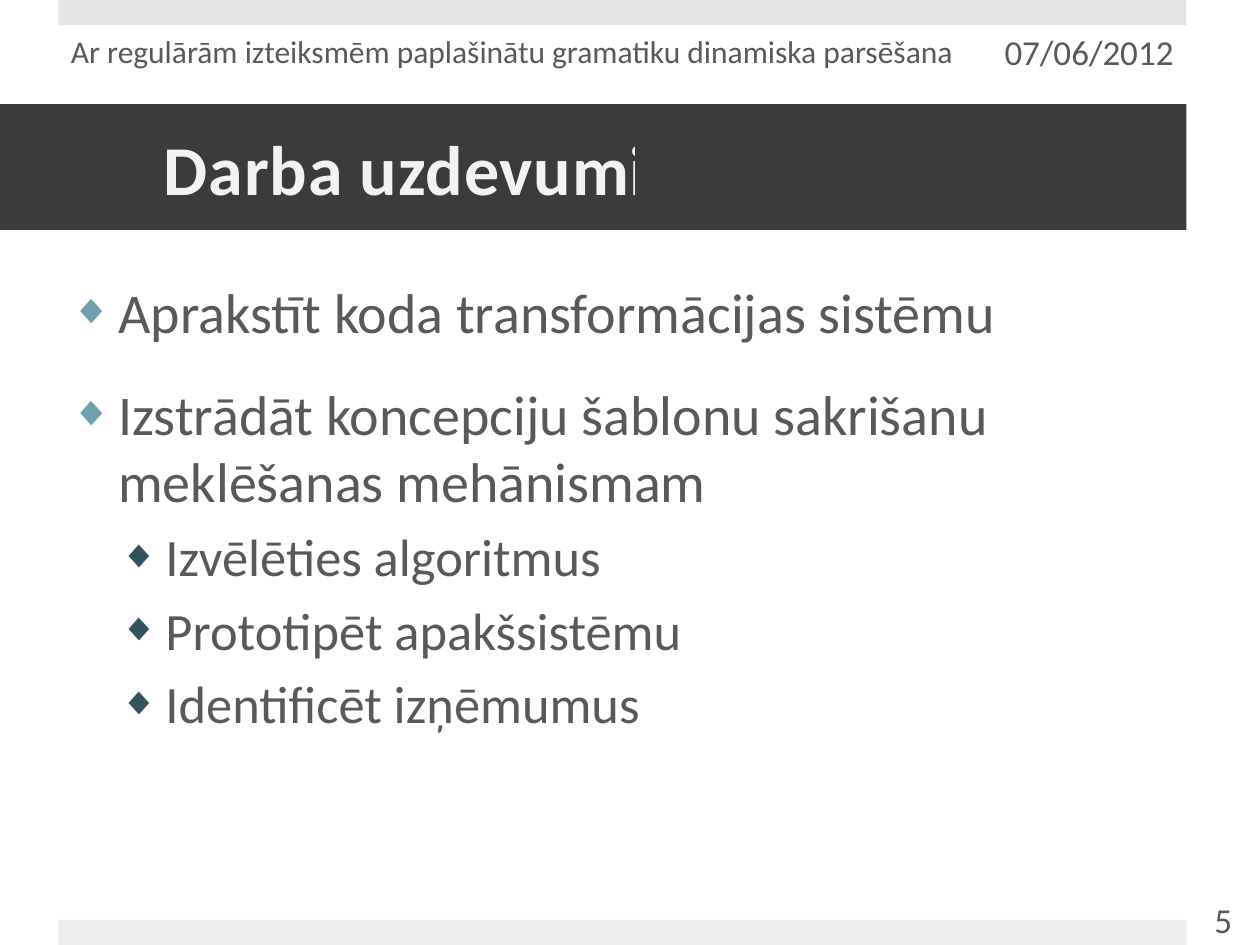
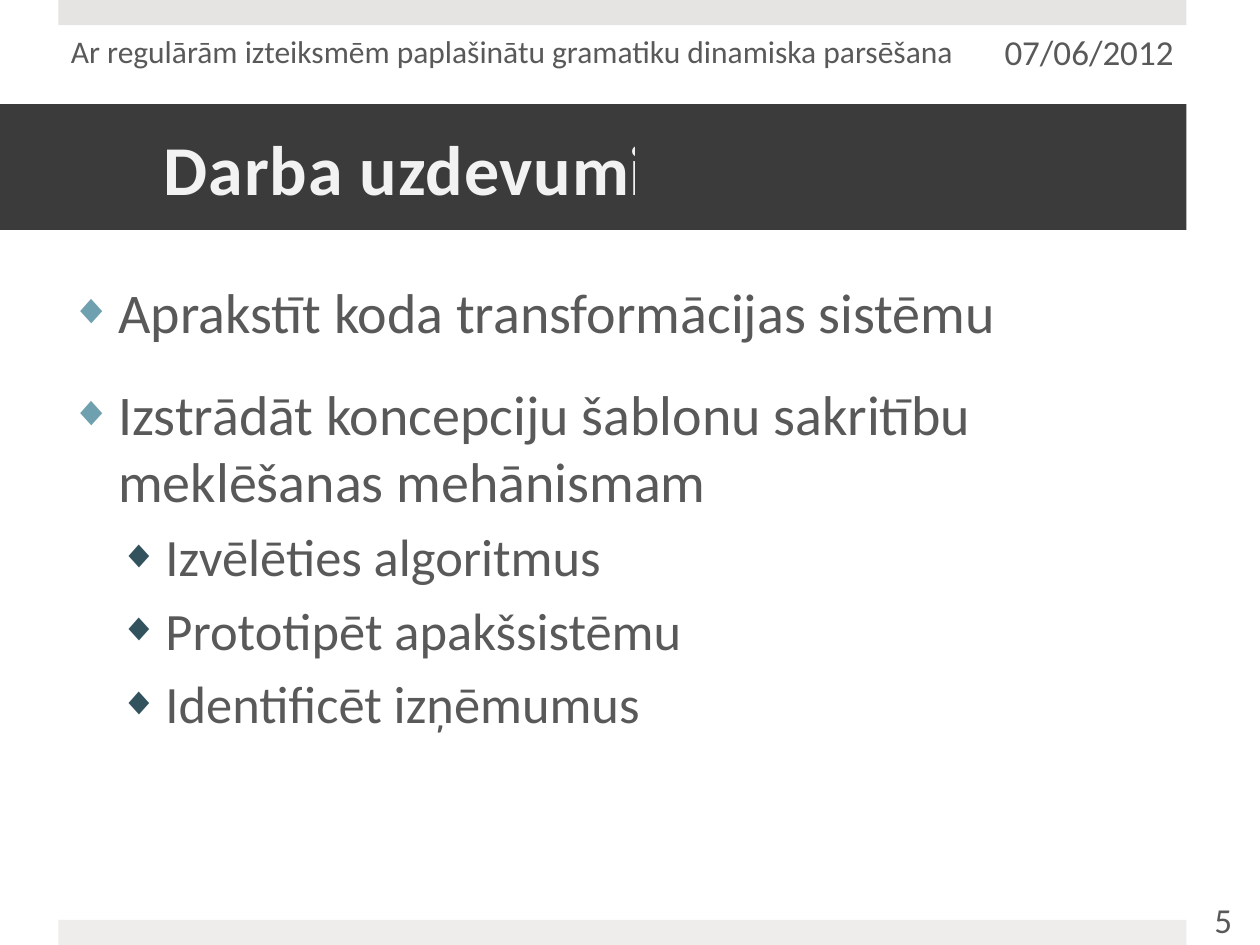
Before and after one commit to junniest/bach_test_repo, a slide deck: slide 5 of Julija_Pecerska.pptx. Drawn at 1260x945 pixels with LibreOffice and Linux fonts; fonts in the diff are those of the drawing. Boxes give left, top, right and bottom in pixels: in the first picture for what was removed or moved away, otherwise in the second. Text is boxed around its words. In the diff, an @@ line names an element or a change of style, - is before the commit and + after.

Commit message:
updated presentation

```diff
--- a/Julija_Pecerska.pptx
+++ b/Julija_Pecerska.pptx
@@ text at (118,396,970,503): text changed @@
-◆ Izstrādāt koncepciju šablonu sakrišanu meklēšanas mehānismam
+◆ Izstrādāt koncepciju šablonu sakritību meklēšanas mehānismam
```
Also in this commit, not shown: 4 other slides changed, 1 other file.
